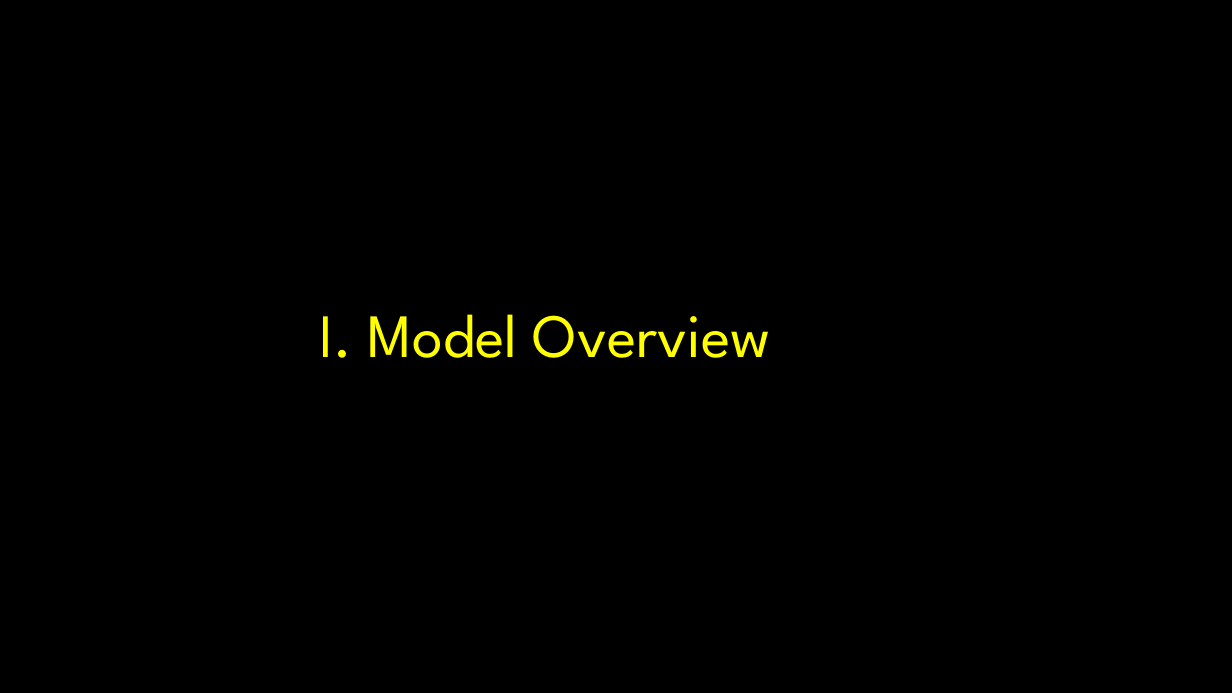
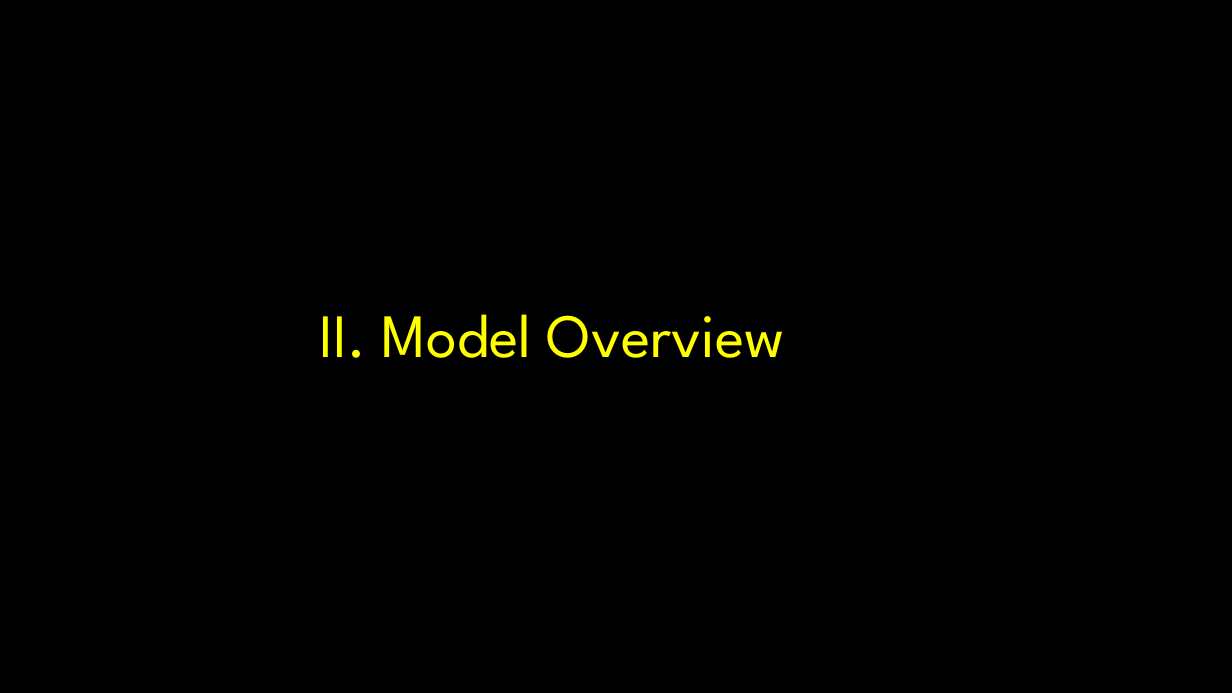
Before and after one commit to m-trinh/microsim, a slide deck: slide 8 of draft/demo_external_20191213/121319 Microsim Demonstration_cz_lp.pptx (slide 3 before the commit). Drawn at 1232x693 pixels with LibreOffice and Linux fonts; fonts in the diff are those of the drawing; background and template pictures are left out. Boxes give left, top, right and bottom in pixels: in the first picture for what was removed or moved away, otherwise in the second. Text is boxed around its words. In the diff, an @@ line names an element or a change of style, - is before the commit and + after.

```diff
--- a/draft/demo_external_20191213/121319 Microsim Demonstration_cz_lp.pptx
+++ b/draft/demo_external_20191213/121319 Microsim Demonstration_cz_lp.pptx
@@ text at bbox=[319, 314, 785, 358]: text changed @@
-  I. Model Overview
+  II. Model Overview
```
Also in this commit, not shown: 14 other slides changed, 7 slides added, 3 slides removed, 11 other files.
